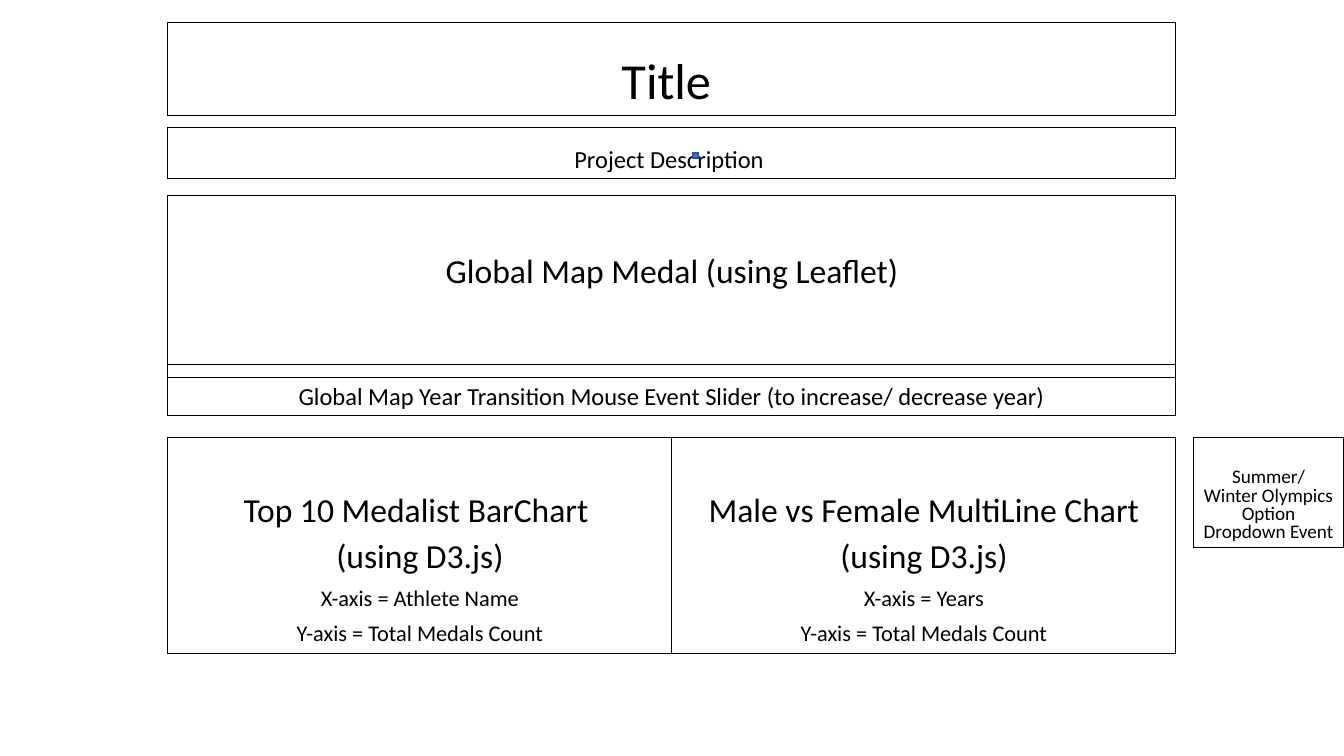
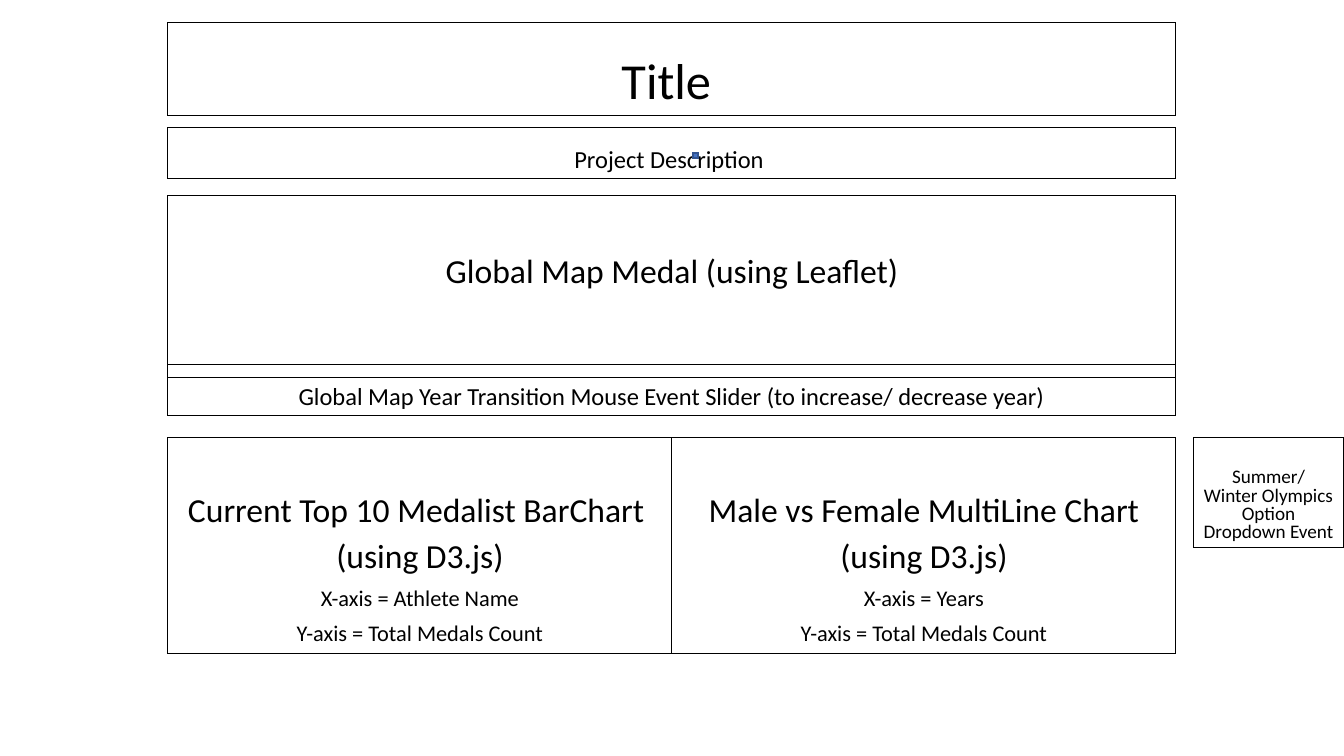
Before and after one commit to prakashbalasubramaniam/Project2, a slide deck: slide 1 of HTML_Template_Layout.pptx. Drawn at 1344x756 pixels with LibreOffice and Linux fonts; fonts in the diff are those of the drawing. Boxes give left, top, right and bottom in pixels: in the first picture for what was removed or moved away, otherwise in the second. Text is boxed around its words. In the diff, an @@ line names an element or a change of style, - is before the commit and + after.

Commit message:
upload initial template files for Project work

```diff
--- a/HTML_Template_Layout.pptx
+++ b/HTML_Template_Layout.pptx
@@ text in rectangle at bbox=[188, 498, 644, 528]: text changed @@
-Top 10 Medalist BarChart
+Current Top 10 Medalist BarChart
```
